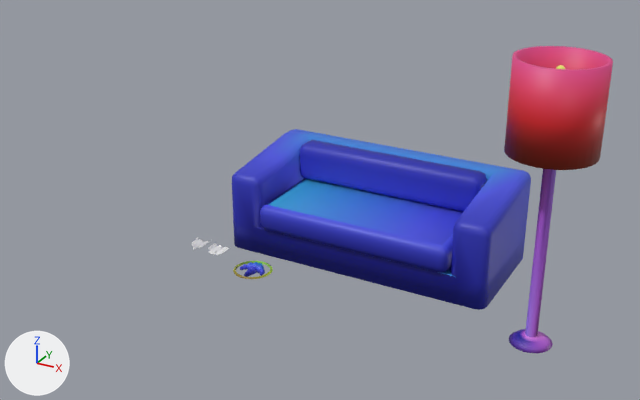
One commit to the Blender file Assets/Models/EyeForcz-models.blend: the scene before it, then after it.
Before and after are seen from a 50 mm camera at (62.5, -68.2, 45.3) aimed at (22.4, 4.8, 8.9). Every picture has the same lights, and +X, +Y and +Z are marked at lower left.

In view in the first picture: 'boost-icon', 'lamp', 'referenceCouch'.
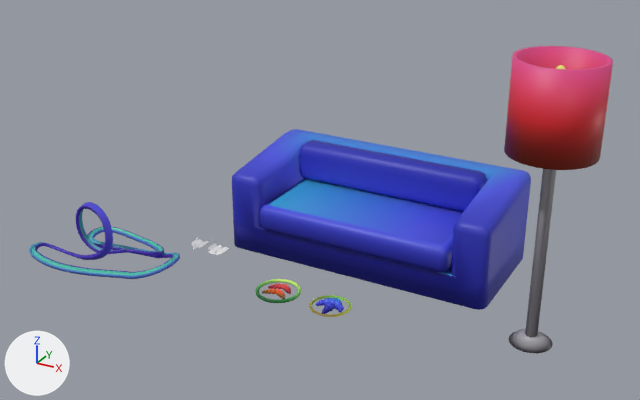
Boxes [x1, y1, x2, y2] around the edits, measured in the pictures (640 x 400 px):
'car-track', added: after [29, 202, 180, 279]
'boost-icon', reshaped, moved (15% wider, 32% taller): before [233, 261, 273, 279]; after [255, 279, 301, 303]
'arrow-icon', added (blue): after [309, 295, 352, 317]
part 1 of me_sphere, surface changed (purple to grey): [509, 169, 556, 353] in both

What changed in the scene script:
```text
Change me_sphere:
    where me_sphere.from_pydata(...)  # 506 vertices, 482 faces; spans x -4.0..4.0, y -4.0..4.0, z 0.0..27.0
    used by ob_lamp; location = (45.68, 3.2, -0.03); rotation_euler = (0.0, 0.0, -3.142), in degrees (0, 0, -180)
    me_sphere part 1: texture (UV) coordinates of 129 of 482 faces, centred in x -1.8..1.8, y -1.8..1.8, z 0.0..11.4, changed; they spanned u 0.32..0.37, v 0.63..0.86 and now span u 0.44..0.49, v 0.88..1.0
Add me_sphere_001:
    me_sphere_001.from_pydata(...)  # 8032 vertices, 8480 faces; spans x -2.37..2.37, y -2.41..2.33, z -0.26..0.26
    me_sphere_001.polygons.foreach_set('use_smooth', [True] * 8480)
    me_sphere_001.materials.append(mat_gradientmap_001)  # picture img_gradient_map_png_001
Add me_beziercurve:
    me_beziercurve.from_pydata(...)  # 1872 vertices, 1872 faces; spans x -7.9..8.9, y -8.1..3.0, z -0.1..6.4
    me_beziercurve.polygons.foreach_set('use_smooth', [True] * 1872)
    me_beziercurve.materials.append(mat_gradientmap_001)  # picture img_gradient_map_png_001
Change ob_boost_icon:
    ob_boost_icon: bpy.data.objects.new('boost-icon', me_torus_001) -> bpy.data.objects.new('boost-icon', me_sphere_001)
    ob_boost_icon.location: (15.38, 2.57, 0.0) -> (20.16, 0.0, 0.0)
Add ob_car_track:
    ob_car_track = bpy.data.objects.new('car-track', me_beziercurve)
    ob_car_track.location = (0.0, 0.0, 0.0)
Add ob_arrow_icon:
    ob_arrow_icon = bpy.data.objects.new('arrow-icon', me_torus_001)
    ob_arrow_icon.location = (26.3, -0.13, 0.0)
```
